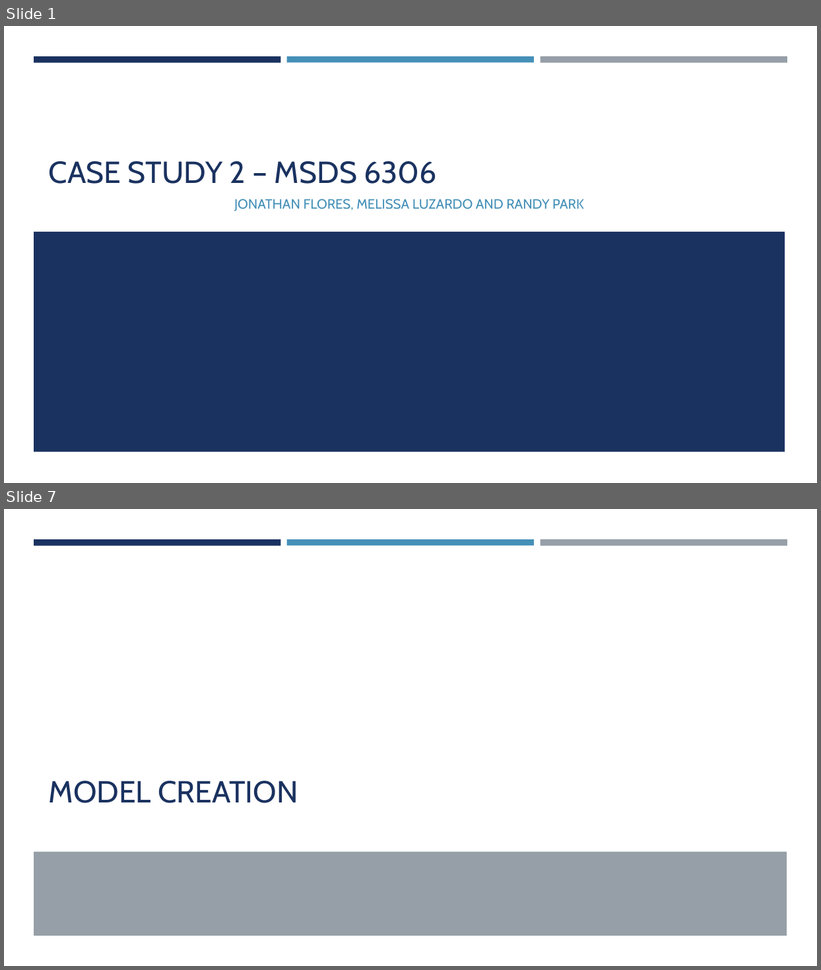
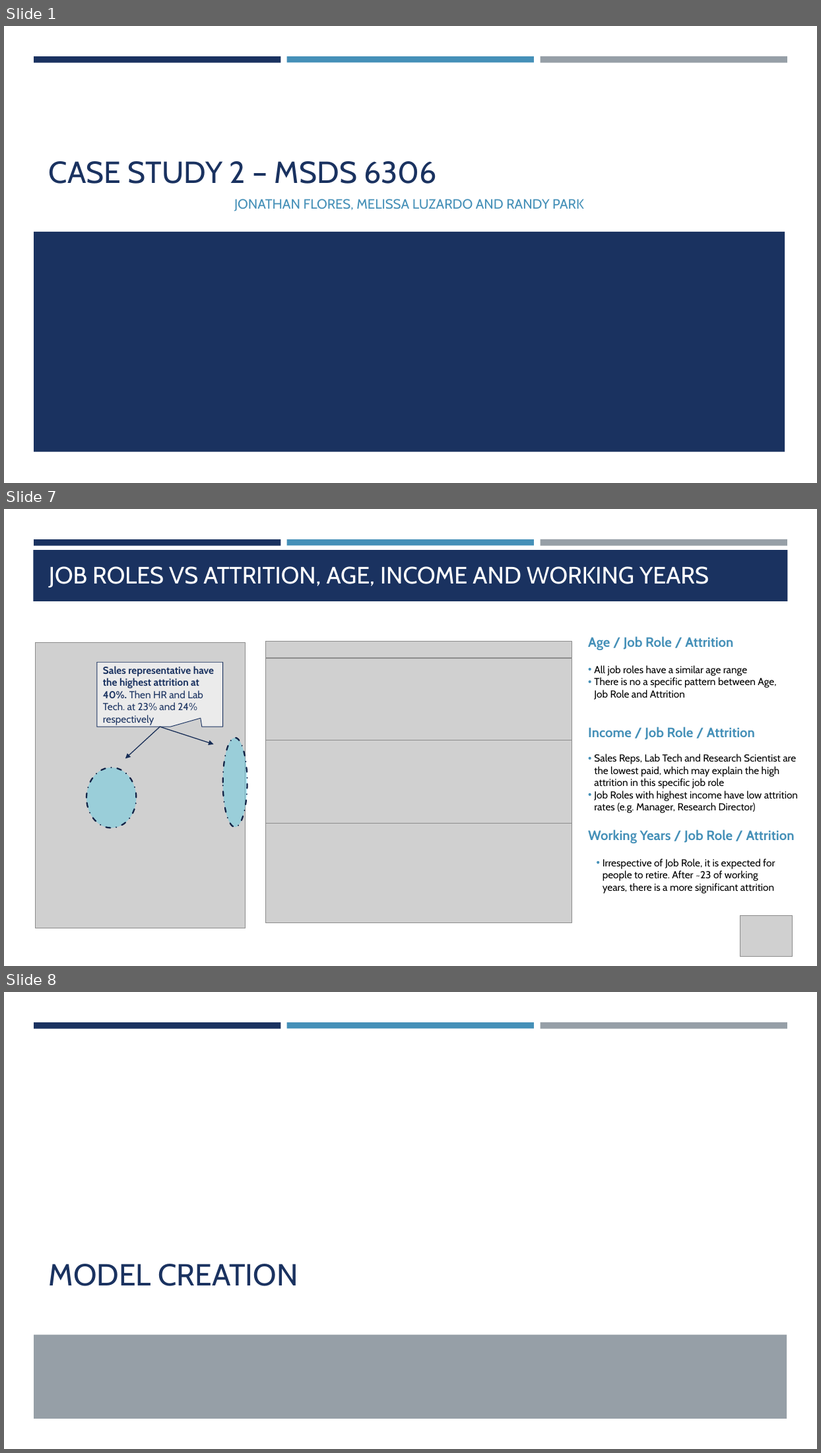
Before and after one commit to jainhsuya/msds.6306.case.study.2, a slide deck: Case Study 2.pptx. Shown one above the other, each under a label of ours: slides 1 and 7 before the commit, slides 1, 7 and 8 after it; the slides between them are not shown. The pictures are 821x970 and 821x1453 pixels, drawn with LibreOffice and Linux fonts; fonts in the diff are those of the drawing; grey boxes stand for pictures. Boxes give left, top, right and bottom in pixels: in the first picture for what was removed or moved away, otherwise in the second. Text is boxed around its words. In the diff, an @@ line names an element or a change of style, - is before the commit and + after.

```diff
--- a/Case Study 2.pptx
+++ b/Case Study 2.pptx
@@ slide 7 added at (x1=4, y1=509, x2=817, y2=966), background #FFFFFF; not listed: 3 template elements that a slide beside it also shows @@
@@ rectangle added at (x1=33, y1=550, x2=788, y2=601), fill #1A3260 @@
@@ title added at (x1=49, y1=566, x2=709, y2=588), 28 pt, text #FFFFFF @@
+JOB ROLES VS ATTRITION, AGE, INCOME AND WORKING YEARS
@@ picture added at (x1=36, y1=643, x2=246, y2=929) @@
@@ picture added at (x1=265, y1=642, x2=572, y2=658) @@
@@ text added at (x1=588, y1=636, x2=733, y2=650), 16 pt, text #4590B8, bold @@
+Age / Job Role / Attrition
@@ speech box added at (x1=96, y1=662, x2=222, y2=727), fill #EBEBEB, outline #1A3260 0.75 pt, 12 pt, text #1A3260, bold @@
+Sales representative have the highest attrition at 40%. Then HR and Lab Tech. at 23% and 24% respectively
@@ picture added at (x1=265, y1=658, x2=572, y2=741) @@
@@ text added at (x1=594, y1=665, x2=776, y2=700), 12 pt, text #000000 @@
+• All job roles have a similar age range
+• There is no a specific pattern between Age, Job Role and Attrition
@@ arrow added from (160, 727) to (125, 759), #172D56 1 pt @@
@@ arrow added from (160, 727) to (214, 745), #172D56 1 pt @@
@@ ellipse added at (x1=223, y1=738, x2=248, y2=827), fill #45CBE8 at 39% opacity, outline #132547 1.75 pt dashed @@
@@ picture added at (x1=265, y1=740, x2=572, y2=823) @@
@@ text added at (x1=588, y1=727, x2=755, y2=740), 16 pt, text #4590B8, bold @@
+Income / Job Role / Attrition
@@ text added at (x1=594, y1=754, x2=798, y2=813), 12 pt, text #000000 @@
+• Sales Reps, Lab Tech and Research Scientist are the lowest paid, which may explain the high attrition in this specific job role
+• Job Roles with highest income have low attrition rates (e.g. Manager, Research Director)
@@ ellipse added at (x1=86, y1=768, x2=137, y2=828), fill #45CBE8 at 39% opacity, outline #132547 1.75 pt dashed @@
@@ picture added at (x1=265, y1=823, x2=572, y2=923) @@
@@ text added at (x1=588, y1=830, x2=795, y2=844), 16 pt, text #4590B8, bold @@
+Working Years / Job Role / Attrition
@@ text added at (x1=603, y1=859, x2=775, y2=894), 12 pt, text #000000 @@
+• Irrespective of Job Role, it is expected for people to retire. After ~23 of working years, there is a more significant attrition
@@ picture added at (x1=741, y1=916, x2=793, y2=957) @@
@@ what was slide 7 is now slide 8 @@
```
Also in this commit, not shown: 8 slides changed, 1 slide removed.
